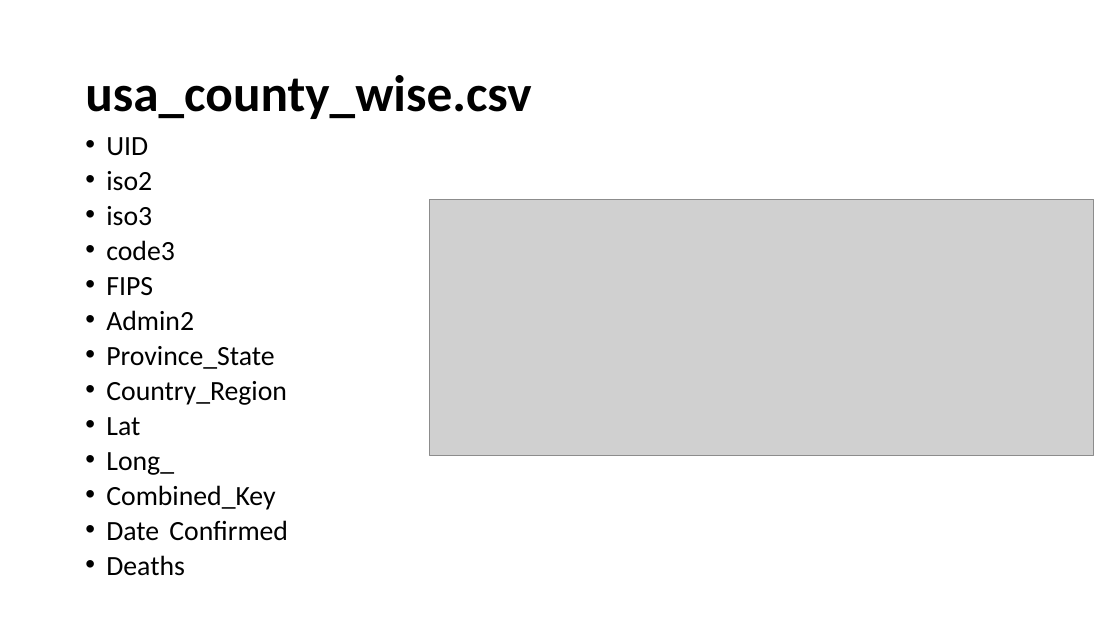
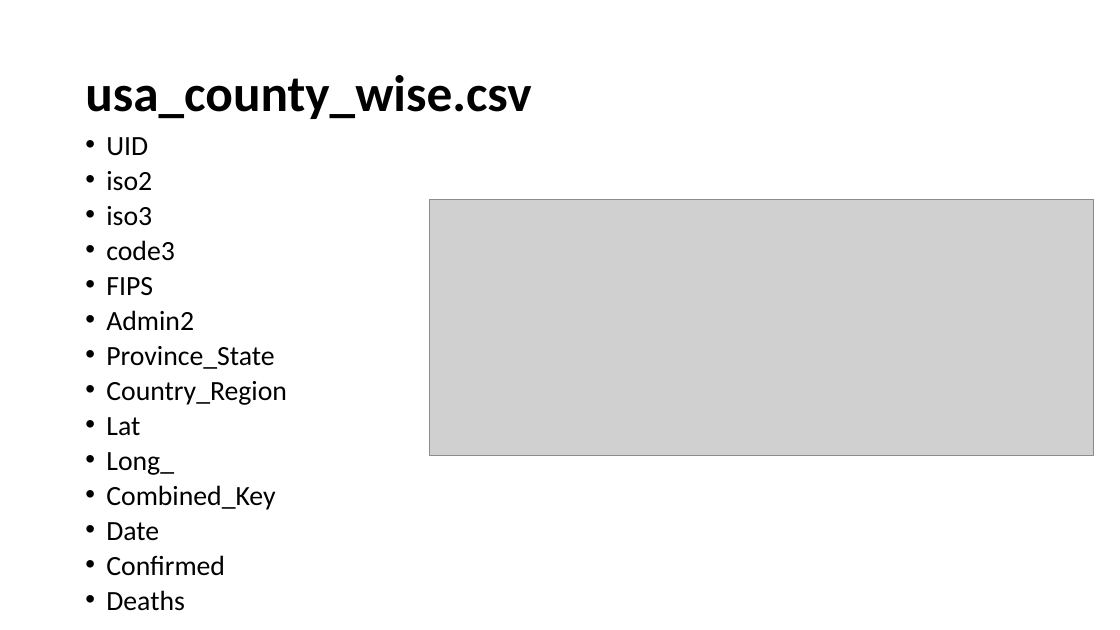
Before and after one commit to joejoe2/fda_covid19, a slide deck: slide 13 of proposal.pptx. Drawn at 1120x630 pixels with LibreOffice and Linux fonts; fonts in the diff are those of the drawing; grey boxes stand for pictures. Boxes give left, top, right and bottom in pixels: in the first picture for what was removed or moved away, otherwise in the second. Text is boxed around its words. In the diff, an @@ line names an element or a change of style, - is before the commit and + after.

```diff
--- a/proposal.pptx
+++ b/proposal.pptx
@@ text at (106,522,225,576): text changed @@
-• Date Confirmed
+• Date
+• Confirmed
```
Also in this commit, not shown: 1 other slide changed, 5 slides added, 5 slides removed, 2 other files.
